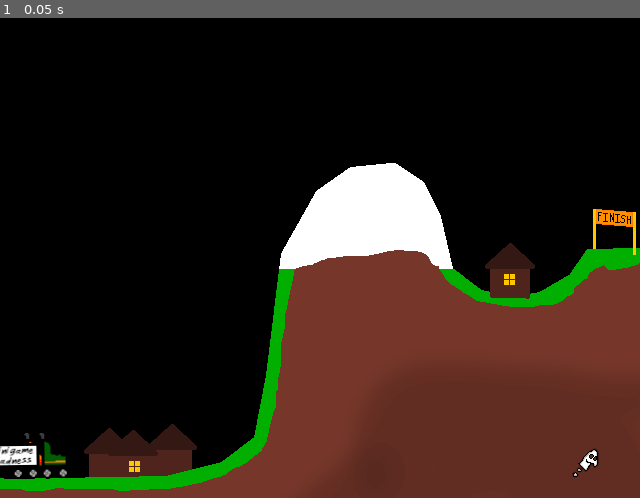
Above: before the commit, frame 1.
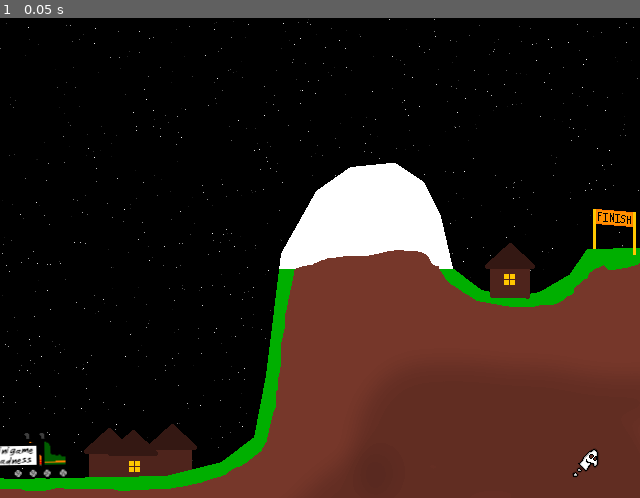
Above: after the commit, the same moment.

Repository: swashdev/minigame-madness
Game: Godot game, scene res://mini/big_rigs/big_rig_minigame.tscn
The game is run twice, just before and just after one commit, with the same random seed, the same clock (stepped at 60 frames per second) and the same inputs. This scene is started directly instead of the project's main scene.
Inputs:
- Up to frame 1 (0.05 s): no input

The runs differ from the first frame. In frame 1, 0.2% of the frame differs, in the area x 0-100%, y 0-94%.

Commit message:
Revert "[RIGS] Use a temporary placeholder sky."
This partially reverts commit
81ac659a97cc321aa7858759c0619b728b8ca076.

The `sky` variable being changed to a `SkyBackground` has been kept.

Diff:
--- a/mini/big_rigs/scripts/big_rig_minigame.gd
+++ b/mini/big_rigs/scripts/big_rig_minigame.gd
@@ -8,13 +8,11 @@
 
 func _ready():
 	var sky: SkyBackground
-	# TODO: Revert this change!
-	sky = SkyBackground.new()
-	## Randomly choose between a daytime sky or a nighttime sky.
-	#if randi() & 1:
-	#	sky = _day_sky.instance()
-	#else:
-	#	sky = _night_sky.instance()
+	# Randomly choose between a daytime sky or a nighttime sky.
+	if randi() & 1:
+		sky = _day_sky.instance()
+	else:
+		sky = _night_sky.instance()
 	sky.show_behind_parent = true
 	add_child(sky)
 
